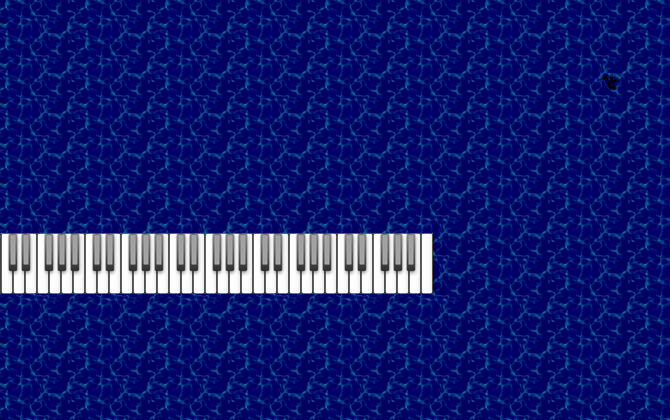
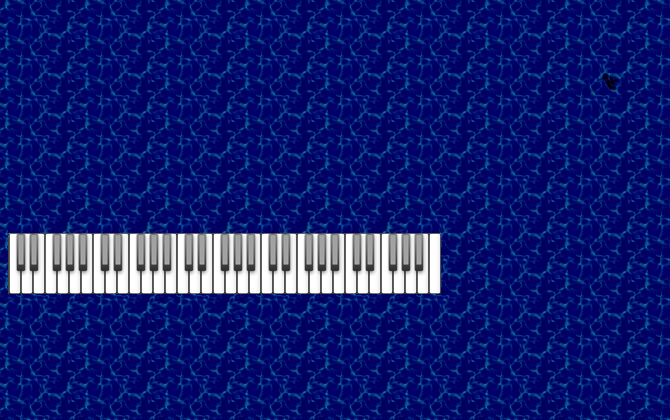
Layers edited between the first and the second 670px x 420px image:
added layer "Pasted Layer" above "bg.png" over [8, 233, 441, 294]
painted on "bg.png" over [0, 233, 433, 294]
